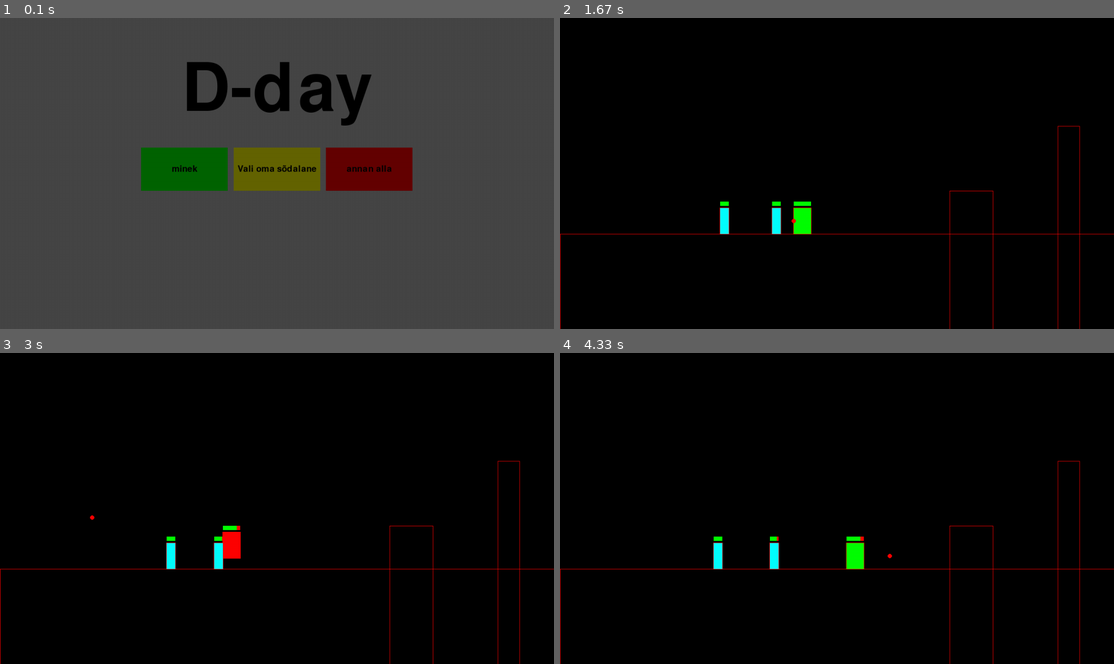
Above: before the commit, frames 1-4 (two rows, left to right).
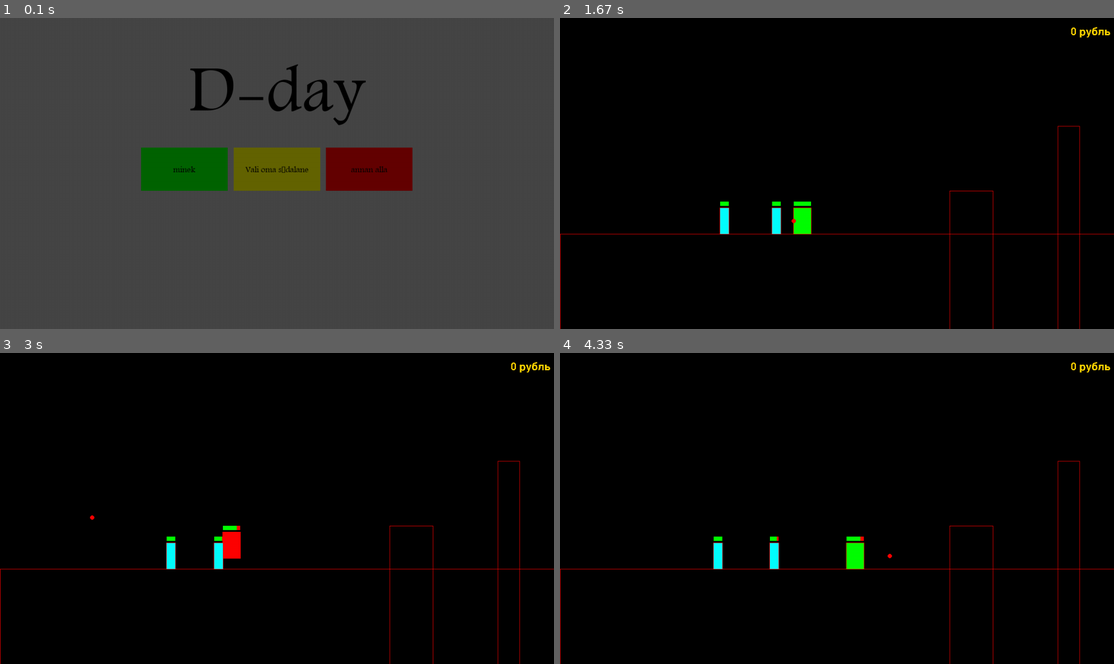
Above: after the commit, the same moments.

Repository: KarupoegPuhh/2020-projekt
Game: pygame game, started from MAIN.py
Same seed, same stepped clock (60 frames per second), same inputs: the game is played once before the commit and once after it.
Inputs (mouse positions are in pixels of both pictures, inside the frame that each line leads up to):
- Up to frame 1 (0.1 s): no input
- Up to frame 2 (1.67 s): click "minek" at 0.38 s; hold P 0.67-1.2 s; hold A 0.67-1.2 s; move the mouse to (903, 89) at 0.7 s; click "Jätkan!" at 1.28 s; hold A from 1.57 s (still down); move the mouse to (759, 201) at 1.6 s; tap Space at 1.63 s
- Up to frame 3 (3 s): tap Space at 1.93, 2.2, 2.5, 2.63 s; release A at 2.1 s; hold A 2.13-2.53 s; hold W 2.57-2.93 s; hold D from 2.97 s (still down)
- Up to frame 4 (4.33 s): tap Space at 3.03, 3.33, 3.7, 4, 4.2 s; release D at 3.6 s; hold A 3.63-4.1 s; hold D from 4.13 s (still down)

The runs differ from the first frame. In frame 1, 2.7% of the frame differs, in the area x 31-71%, y 14-50%; in frame 2, 0.1%; in frame 3, 0.1%; in frame 4, 0.1%.

Commit message:
raha counter ja töötan pickupi kallal

Diff:
--- a/MAIN.py
+++ b/MAIN.py
@@ -18,11 +18,6 @@
 def nupp(text, x, y, laius, kõrgus, värv_tuhm, värv_hele, action=None):
     mouse = pg.mouse.get_pos()
     click = pg.mouse.get_pressed()
-
-    largeText = pg.font.Font("freesansbold.ttf", 70)
-    smallText = pg.font.Font("freesansbold.ttf", 20)
-
-
 
     if x + laius > mouse[0] > x and y + kõrgus > mouse[1] > y:
         pg.draw.rect(aken, värv_tuhm, (x, y, laius, kõrgus))
@@ -45,8 +40,12 @@
         aken.fill((70,70,70))
 
         #Teksdi suurused
-        largeText = pg.font.Font("freesansbold.ttf", 155)
-        smallText = pg.font.Font("freesansbold.ttf", 20)
+        global largeText
+        largeText = pg.font.Font("2.ttf", 155)
+        global mediumText
+        mediumText = pg.font.Font("2.ttf", 70)
+        global smallText
+        smallText = pg.font.Font("2.ttf", 20)
 
         TextSurf, TextRect = text_objects("D-day", largeText)
         TextRect.center = ((laius // 2), (170))
@@ -101,6 +100,7 @@
             self.kb = 0 #knockback 1-paremale -1-vasakule 0-false
             self.kontr = True #kas saab kontrollida
             self.elus = True
+            self.raha = 0
 
         def hit(self):
             if self.health > 1:
@@ -118,6 +118,11 @@
             self.hitbox = (self.x-1, self.y-1, self.laius+2, self.pikkus+2)
             pg.draw.rect(aken, (255,0,0), self.hitbox, 1)
             pg.draw.rect(aken, self.värv, (self.x, self.y, self.laius, self.pikkus))
+            #raha
+            veneText = pg.font.SysFont("MIROSLN.ttf", 36)
+            raha = veneText.render(str(self.raha)+" рубль", False, (255,215,0))
+            aken.blit(raha, (laius-100, 20))
+
 
     class Kuul:
         def __init__(self, x, y, suund):
@@ -151,7 +156,7 @@
                 self.kukkumas = False
 
         def draw(self, aken):
-            pg.draw.circle(aken, (200,200,200), (self.x , self.y), 2)
+            pg.draw.circle(aken, (255,215,0), (self.x , self.y), 3)
 
     class Vastane:
         instances = []
@@ -239,7 +244,6 @@
                     quit()
 
             aken.fill((70,70,70))
-            largeText = pg.font.Font("freesansbold.ttf", 70)
             TextSurf, TextRect = text_objects("Tõmban hinge", largeText)
             TextRect.center = ((laius // 2), (170))
             aken.blit(TextSurf, TextRect)
@@ -338,10 +342,6 @@
                     quit()
             aken.fill((70,70,70))
 
-            #Teksdi suurused
-            largeText = pg.font.Font("freesansbold.ttf", 70)
-            smallText = pg.font.Font("freesansbold.ttf", 20)
-
             TextSurf, TextRect = text_objects("Hummid tampisid su ära...", largeText)
             TextRect.center = ((laius // 2), (170))
             aken.blit(TextSurf, TextRect)
@@ -350,6 +350,25 @@
             nupp("Proovin uuesti", 400, 250, 200, 100, (0,100,0), (0,255,0), main_loop)
 
             pg.display.update()
+
+    def võit():
+        if len(pahad) == 0:
+            while True:
+                for event in pg.event.get():
+                    if event.type == pg.QUIT:
+                        pg.quit()
+                        quit()
+
+                aken.fill((70,70,70))
+                TextSurf, TextRect = text_objects("Sa tegid seda!", largeText)
+                TextRect.center = ((laius // 2), (170))
+                aken.blit(TextSurf, TextRect)
+
+
+
+                nupp("Aitab kah...", laius/2-100 , kõrgus/2-50 , 200, 100, (100,100,0), (255,255,0), quit)
+
+                pg.display.update()
 
     #VARS ja objektid
     if True: #et saaks collapsida
@@ -383,31 +402,6 @@
         mk = 500
         global eelmine_mk
         eelmine_mk = 500
-
-    def võit():
-        if len(pahad) == 0:
-            while True:
-                for event in pg.event.get():
-                    if event.type == pg.QUIT:
-                        pg.quit()
-                        quit()
-
-                aken.fill((70,70,70))
-                largeText = pg.font.Font("freesansbold.ttf", 70)
-                TextSurf, TextRect = text_objects("Sa tegid seda!", largeText)
-                TextRect.center = ((laius // 2), (170))
-                aken.blit(TextSurf, TextRect)
-
-
-
-                nupp("Aitab kah...", laius/2-100 , kõrgus/2-50 , 200, 100, (100,100,0), (255,255,0), quit)
-
-                pg.display.update()
-
-
-
-
-
 
     #sound cars, hiljem eraldi class vms
     if True:
@@ -566,6 +560,9 @@
         for ir in raha.instances:
             if ir.kukkumas:
                 ir.kukub()
+            if Tom.x+Tom.laius/2 >= ir.x-1 and Tom.x+Tom.laius/2 <= ir.x+1:
+                ir.instances.remove(ir)
+                Tom.raha += 1
 
         #PAUSE MENU
         if keys[pg.K_p]:
Binary file added: 2.ttf
Binary file added: MIROSLN.ttf
